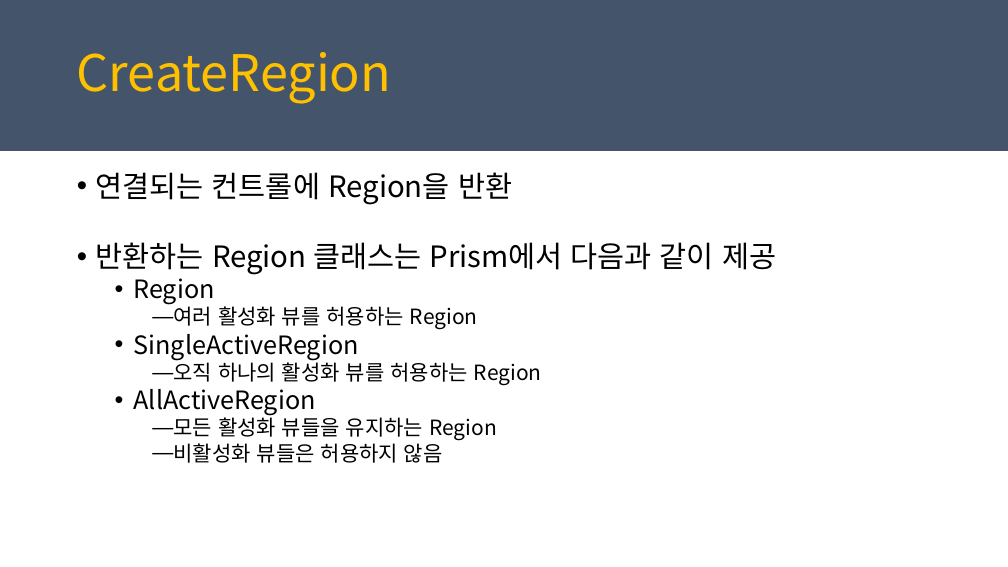
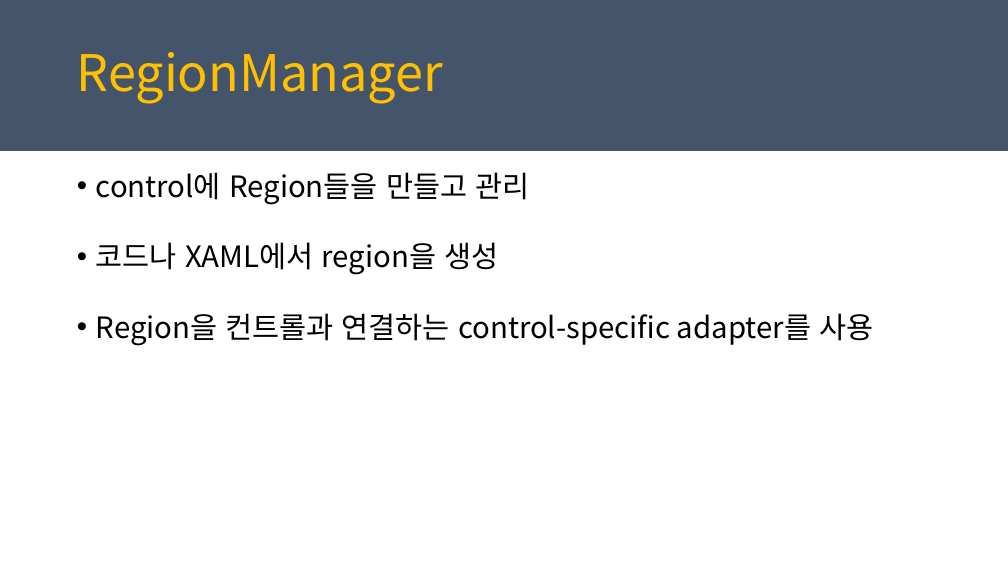
Before and after one commit to juniair/Summary-PPT, a slide deck: slide 15 of PRISM_경준.pptx (slide 17 before the commit). Drawn at 1008x567 pixels with LibreOffice and Linux fonts; fonts in the diff are those of the drawing. Boxes give left, top, right and bottom in pixels: in the first picture for what was removed or moved away, otherwise in the second. Text is boxed around its words. In the diff, an @@ line names an element or a change of style, - is before the commit and + after.

```diff
--- a/PRISM_경준.pptx
+++ b/PRISM_경준.pptx
@@ text at (77,52,443,104): text changed @@
-CreateRegion
+RegionManager
@@ text at (96,172,873,346): text changed; size 20 to 28 pt @@
-• 연결되는 컨트롤에 Region을 반환
-• 반환하는 Region 클래스는 Prism에서 다음과 같이 제공
-  • Region
-    ― 여러 활성화 뷰를 허용하는 Region
-  • SingleActiveRegion
-    ― 오직 하나의 활성화 뷰를 허용하는 Region
-  • AllActiveRegion
-    ― 모든 활성화 뷰들을 유지하는 Region
-    ― 비활성화 뷰들은 허용하지 않음
+• control에 Region들을 만들고 관리
+• 코드나 XAML에서 region을 생성
+• Region을 컨트롤과 연결하는 control-specific adapter를 사용
```
Also in this commit, not shown: 7 other slides changed, 3 slides added, 3 slides removed, 3 other files.
